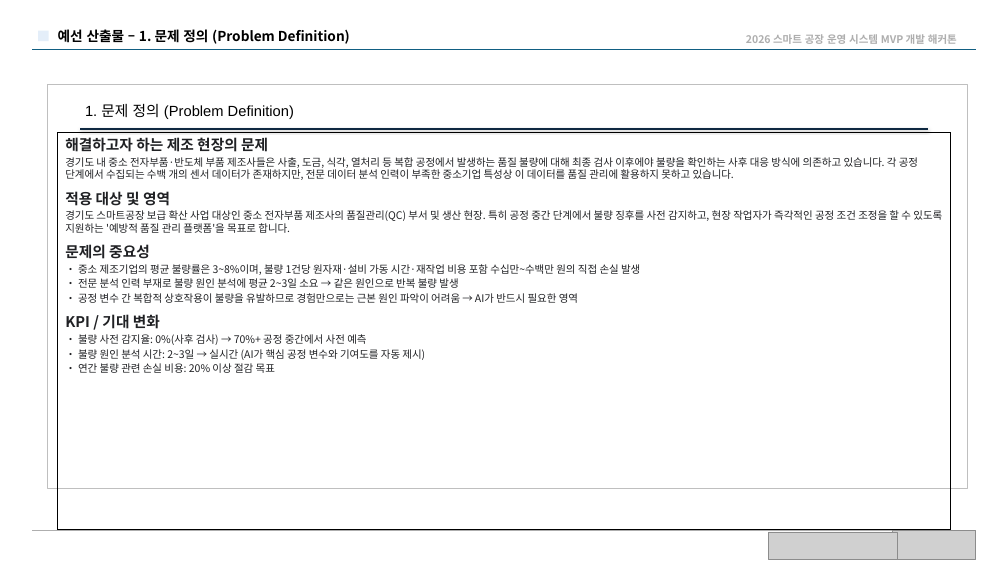
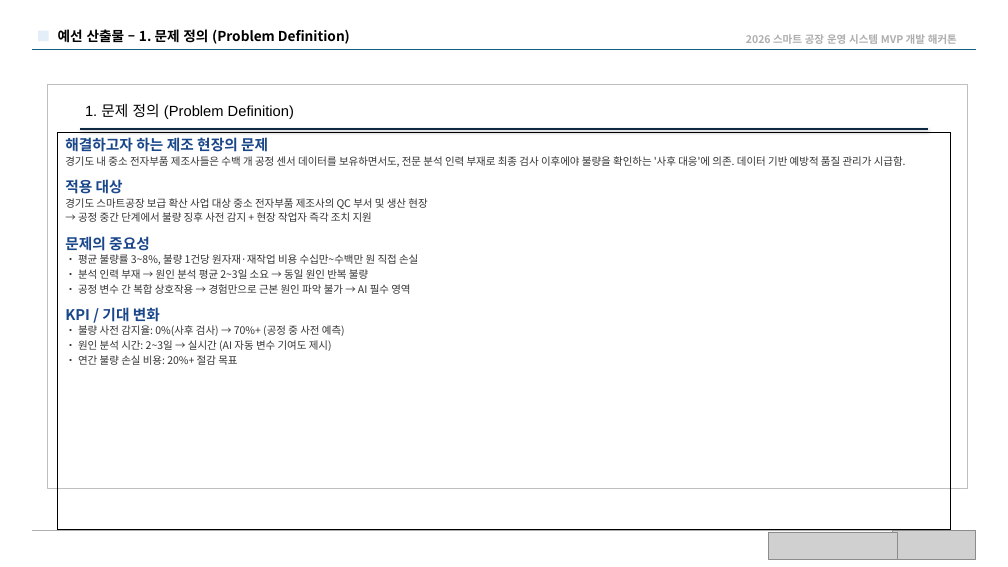
Before and after one commit to Dacon-Organization/qualitylens, a slide deck: slide 2 of QualityLens_기획서.pptx. Drawn at 1008x567 pixels with LibreOffice and Linux fonts; fonts in the diff are those of the drawing; grey boxes stand for pictures. Boxes give left, top, right and bottom in pixels: in the first picture for what was removed or moved away, otherwise in the second. Text is boxed around its words. In the diff, an @@ line names an element or a change of style, - is before the commit and + after.

```diff
--- a/QualityLens_기획서.pptx
+++ b/QualityLens_기획서.pptx
@@ text in rectangle at bbox=[65, 137, 268, 322]: text colour #202124 to #1A478A in "해결하고자 하는 제조 현장의 문제", "문제의 중요성", "KPI / 기대 변화"; more space between paragraphs @@
@@ text in rectangle at bbox=[65, 156, 906, 222]: text changed; text colour #202124 to #333333 @@
-경기도 내 중소 전자부품·반도체 부품 제조사들은 사출, 도금, 식각, 열처리 등 복합 공정에서 발생하는 품질 불량에 대해 최종 검사 이후에야 불량을 확인하는 사후 대응 방식에 의존하고 있습니다. 각 공정 단계에서 수집되는 수백 개의 센서 데이터가 존재하지만, 전문 데이터 분석 인력이 부족한 중소기업 특성상 이 데이터를 품질 관리에 활용하지 못하고 있습니다.
-적용 대상 및 영역
-경기도 스마트공장 보급 확산 사업 대상인 중소 전자부품 제조사의 품질관리(QC) 부서 및 생산 현장. 특히 공정 중간 단계에서 불량 징후를 사전 감지하고, 현장 작업자가 즉각적인 공정 조건 조정을 할 수 있도록 지원하는 '예방적 품질 관리 플랫폼'을 목표로 합니다.
+경기도 내 중소 전자부품 제조사들은 수백 개 공정 센서 데이터를 보유하면서도, 전문 분석 인력 부재로 최종 검사 이후에야 불량을 확인하는 '사후 대응'에 의존. 데이터 기반 예방적 품질 관리가 시급함.
+적용 대상
+경기도 스마트공장 보급 확산 사업 대상 중소 전자부품 제조사의 QC 부서 및 생산 현장
+→ 공정 중간 단계에서 불량 징후 사전 감지 + 현장 작업자 즉각 조치 지원
@@ text in rectangle at bbox=[78, 254, 418, 294]: text changed; text colour #202124 to #333333 @@
-• 중소 제조기업의 평균 불량률은 3~8%이며, 불량 1건당 원자재·설비 가동 시간·재작업 비용 포함 수십만~수백만 원의 직접 손실 발생
-• 전문 분석 인력 부재로 불량 원인 분석에 평균 2~3일 소요 → 같은 원인으로 반복 불량 발생
-• 공정 변수 간 복합적 상호작용이 불량을 유발하므로 경험만으로는 근본 원인 파악이 어려움 → AI가 반드시 필요한 영역
+• 평균 불량률 3~8%, 불량 1건당 원자재·재작업 비용 수십만~수백만 원 직접 손실
+• 분석 인력 부재 → 원인 분석 평균 2~3일 소요 → 동일 원인 반복 불량
+• 공정 변수 간 복합 상호작용 → 경험만으로 근본 원인 파악 불가 → AI 필수 영역
@@ text in rectangle at bbox=[78, 325, 345, 365]: text changed; text colour #202124 to #333333 @@
-• 불량 사전 감지율: 0%(사후 검사) → 70%+ 공정 중간에서 사전 예측
-• 불량 원인 분석 시간: 2~3일 → 실시간 (AI가 핵심 공정 변수와 기여도를 자동 제시)
-• 연간 불량 관련 손실 비용: 20% 이상 절감 목표
+• 불량 사전 감지율: 0%(사후 검사) → 70%+ (공정 중 사전 예측)
+• 원인 분석 시간: 2~3일 → 실시간 (AI 자동 변수 기여도 제시)
+• 연간 불량 손실 비용: 20%+ 절감 목표
```
Also in this commit, not shown: 6 other slides changed, 11 other files.
